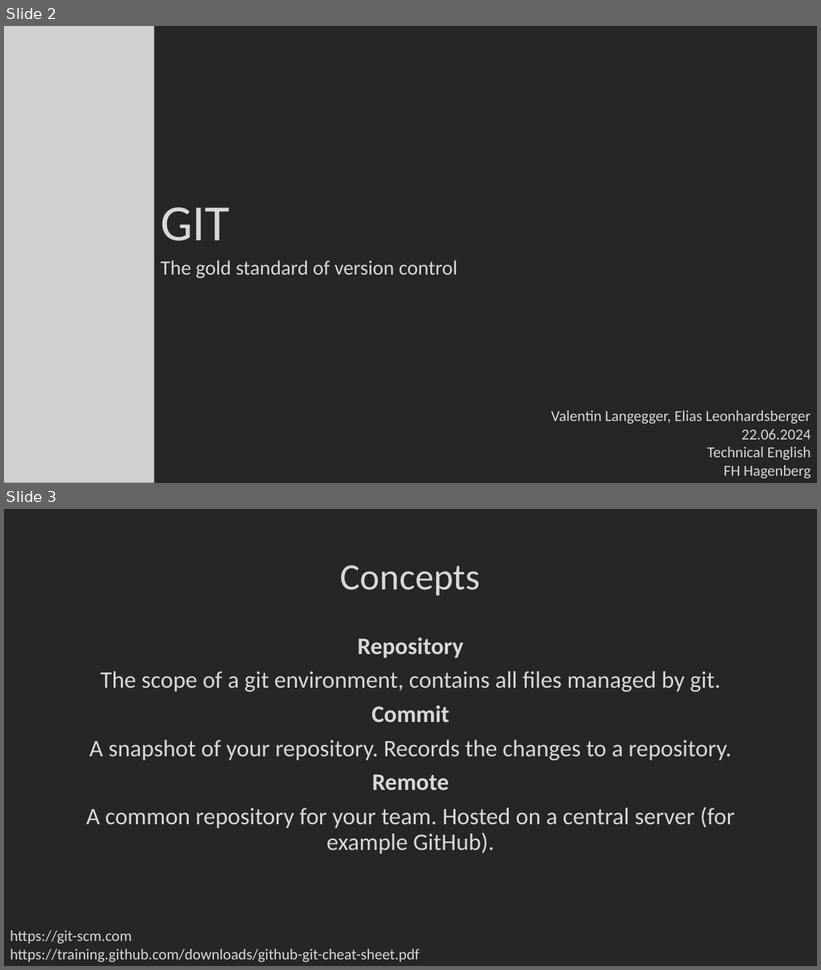
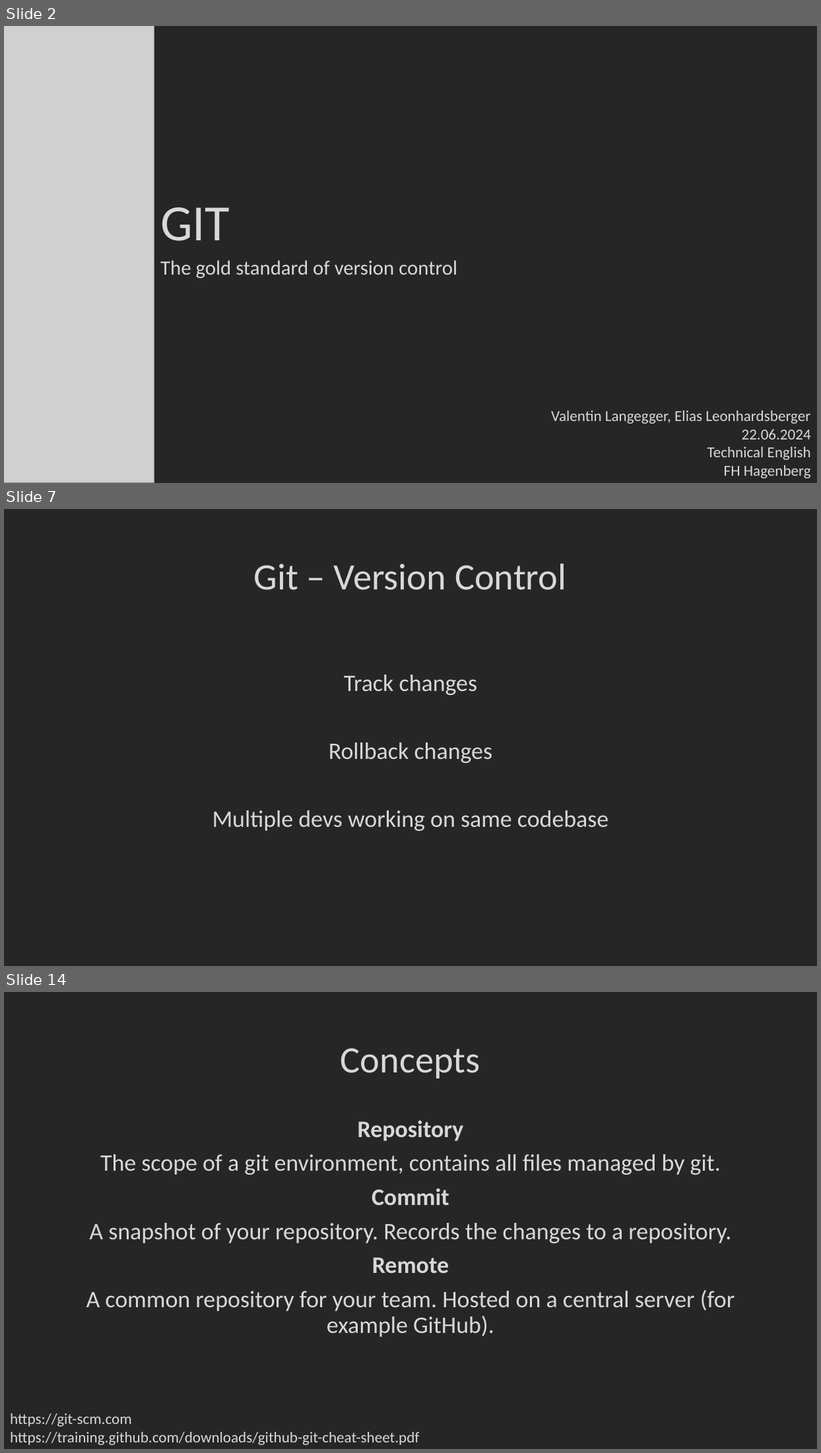
Before and after one commit to Xoechz/SEbaBB2, a slide deck: EN/GIT.pptx. Shown one above the other, each under a label of ours: slides 2 and 3 before the commit, slides 2, 7 and 14 after it; the slides between them are not shown. The pictures are 821x970 and 821x1453 pixels, drawn with LibreOffice and Linux fonts; fonts in the diff are those of the drawing; grey boxes stand for pictures; background and template pictures are left out. Boxes give left, top, right and bottom in pixels: in the first picture for what was removed or moved away, otherwise in the second. Text is boxed around its words. In the diff, an @@ line names an element or a change of style, - is before the commit and + after.

```diff
--- a/EN/GIT.pptx
+++ b/EN/GIT.pptx
@@ slide 7 added at [4, 509, 817, 966], background #262626 @@
@@ title added at [254, 564, 566, 590], 44 pt, text #D8D8D8 @@
+Git – Version Control
@@ text added at [213, 675, 609, 831], 28 pt, text #D8D8D8 @@
+Track changes
+Rollback changes
+Multiple devs working on same codebase
@@ what was slide 3 is now slide 14 @@
```
Also in this commit, not shown: 1 slide changed, 11 other slides added.
